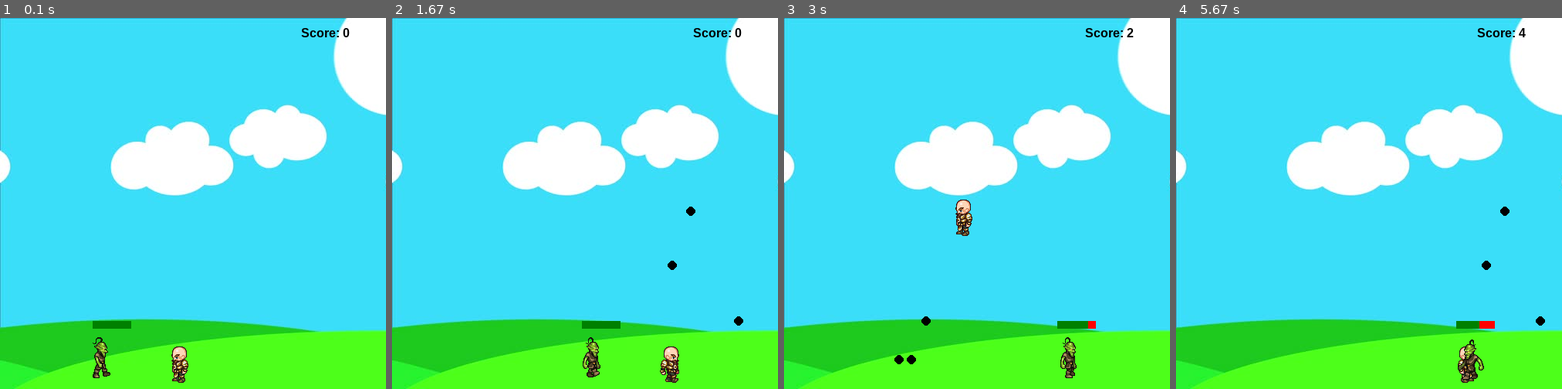
Above: before the commit, frames 1-4 (left to right).
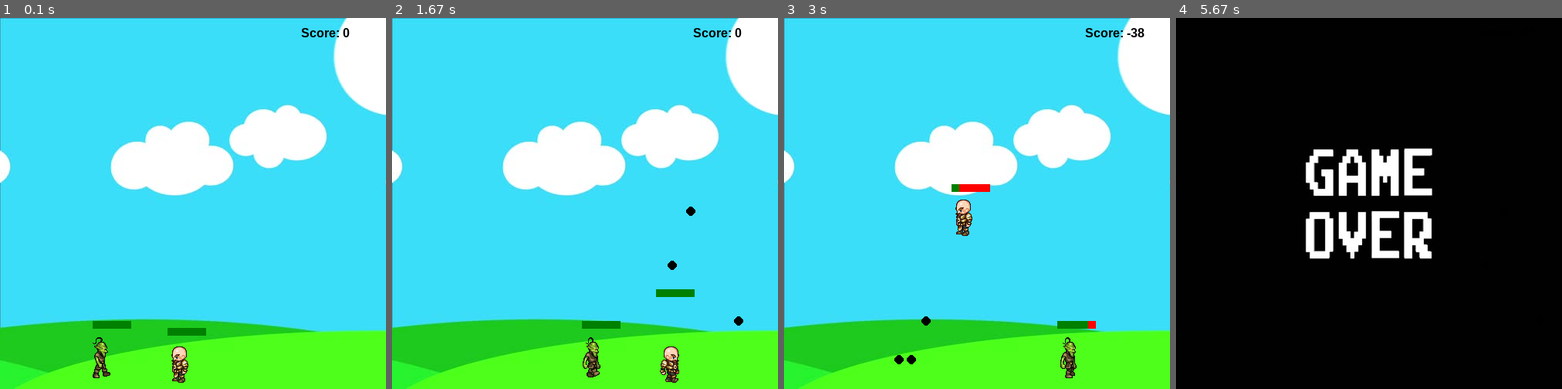
Above: after the commit, the same moments.

Repository: JonathanWang18/2DPythonGame
Game: pygame game, started from pygametest2/pygametest.py
The game is run twice, just before and just after one commit, with the same random seed, the same clock (stepped at 60 frames per second) and the same inputs.
Inputs:
- Up to frame 1 (0.1 s): no input
- Up to frame 2 (1.67 s): hold Right 0.33-0.8 s; hold Up 0.83-1.13 s; tap Space at 0.9, 1.23, 1.53 s; hold Right 1.17-1.63 s
- Up to frame 3 (3 s): hold Left 1.67-2.2 s; tap Space at 1.73, 2.03, 2.3, 2.6, 2.73 s; hold Left 2.23-2.63 s; hold Up from 2.67 s (still down)
- Up to frame 4 (5.67 s): release Up at 3.03 s; hold Right 3.07-3.7 s; tap Space at 3.13, 3.43, 3.8, 4.1, 4.3, 4.6, 4.8, 5.13, 5.43 s; hold Left 3.73-4.2 s; hold Right 4.23-4.7 s; hold Up 4.73-5.03 s; hold Right 5.07-5.53 s

The runs differ from the first frame. In frame 1, 0.2% of the frame differs, in the area x 43-54%, y 83-86%; in frame 2, 0.2%; in frame 3, 0.3%; in frame 4, 98%, in the area x 0-100%, y 0-100%.

Commit message:
finished hitboxes for enemy and main character and also got a game over screen

Diff:
--- a/pygametest2/pygametest.py
+++ b/pygametest2/pygametest.py
@@ -40,25 +40,38 @@
         self.jumpCount = 10
         self.standing = True
         self.hitbox = (self.x + 17, self.y + 11, 29, 52)
+        self.health = 10
+        self.visible = True
+
+    def hit(self):
+        if self.health > 0:
+            self.health -= 1
+        else:
+            self.visible = False
+        pass
 
     def draw(self, win):
-        if self.walkCount + 1 >= 27:
-            self.walkCount = 0
-
-        if not (self.standing):
-            if self.left:
-                win.blit(walkLeft[self.walkCount // 3], (self.x, self.y))
-                self.walkCount += 1
-            elif self.right:
-                win.blit(walkRight[self.walkCount // 3], (self.x, self.y))
-                self.walkCount += 1
-        else:
-            if self.right:
-                win.blit(walkRight[0], (self.x, self.y))
-            else:
-                win.blit(walkLeft[0], (self.x, self.y))
-        self.hitbox = (self.x + 17, self.y + 11, 29, 52)
-        #pygame.draw.rect(win, (255, 0, 0), self.hitbox, 2)
+        if self.visible:
+            if self.walkCount + 1 >= 27:
+                self.walkCount = 0
+
+            if not (self.standing):
+                if self.left:
+                    win.blit(walkLeft[self.walkCount // 3], (self.x, self.y))
+                    self.walkCount += 1
+                elif self.right:
+                    win.blit(walkRight[self.walkCount // 3], (self.x, self.y))
+                    self.walkCount += 1
+            else:
+                if self.right:
+                    win.blit(walkRight[0], (self.x, self.y))
+                else:
+                    win.blit(walkLeft[0], (self.x, self.y))
+            pygame.draw.rect(win, (255, 0, 0), (self.hitbox[0], self.hitbox[1] - 20, 50, 10))
+            pygame.draw.rect(win, (0, 128, 0), (self.hitbox[0], self.hitbox[1] - 20, 50 - ((50 / 10) * (10 - self.health)), 10))
+            self.hitbox = (self.x + 17, self.y + 11, 29, 52)
+            #pygame.draw.rect(win, (255, 0, 0), self.hitbox, 2)
+
 
 class enemy(object):
     walkRight = [pygame.image.load('Images/R1E.png'), pygame.image.load('Images/R2E.png'),
@@ -116,6 +129,7 @@
             else:
                 self.vel = self.vel * -1
                 self.walkCount = 0
+
     def hit(self):
         if self.health > 0:
             self.health -= 1
@@ -155,6 +169,13 @@
 run = True
 while run:
     clock.tick(27)
+    if man.hitbox[1] < goblin.hitbox[1] + goblin.hitbox[3] and man.hitbox[1] > goblin.hitbox[1]:
+        if man.hitbox[0] + man.hitbox[2] > goblin.hitbox[0] and man.hitbox[0] < goblin.hitbox[0] + goblin.hitbox[2]:
+            man.hit()
+            score -= 5
+    if man.visible == False:
+        goblin.visible = False
+        bg = pygame.image.load('gameover.jpg')
     if shootLoop > 0:
         shootLoop += 1
     if shootLoop > 3:
@@ -167,7 +188,6 @@
         if bullet.y - bullet.radius < goblin.hitbox[1] + goblin.hitbox[3] and bullet.y + bullet.radius > goblin.hitbox[1]:
             if bullet.x + bullet.radius > goblin.hitbox[0] and bullet.x - bullet.radius < goblin.hitbox[0] + goblin.hitbox[2]:
                 goblin.hit()
-
                 score += 1
                 bullets.pop(bullets.index(bullet))
         if bullet.x < 500 and bullet.x > 0:
Binary file added: pygametest2/gameover.jpg
